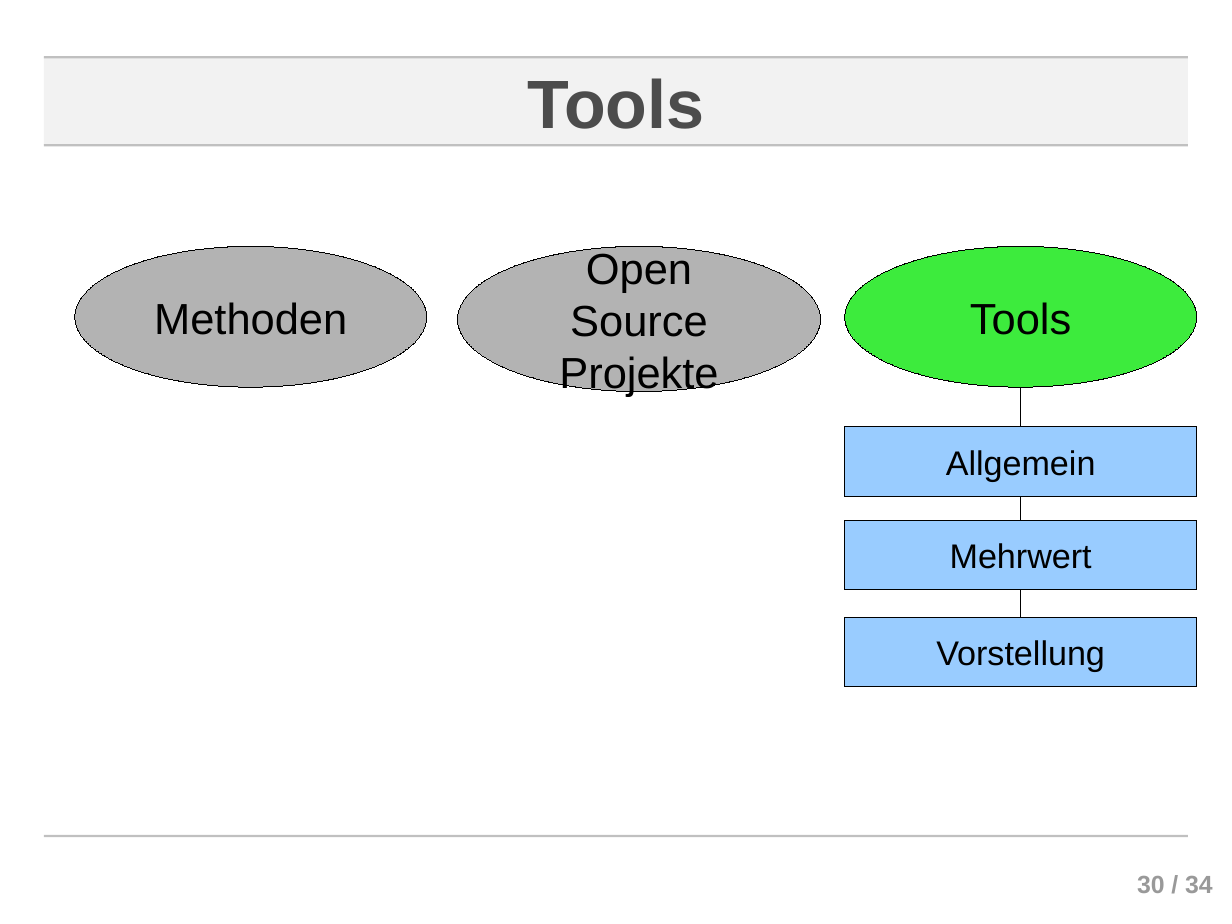
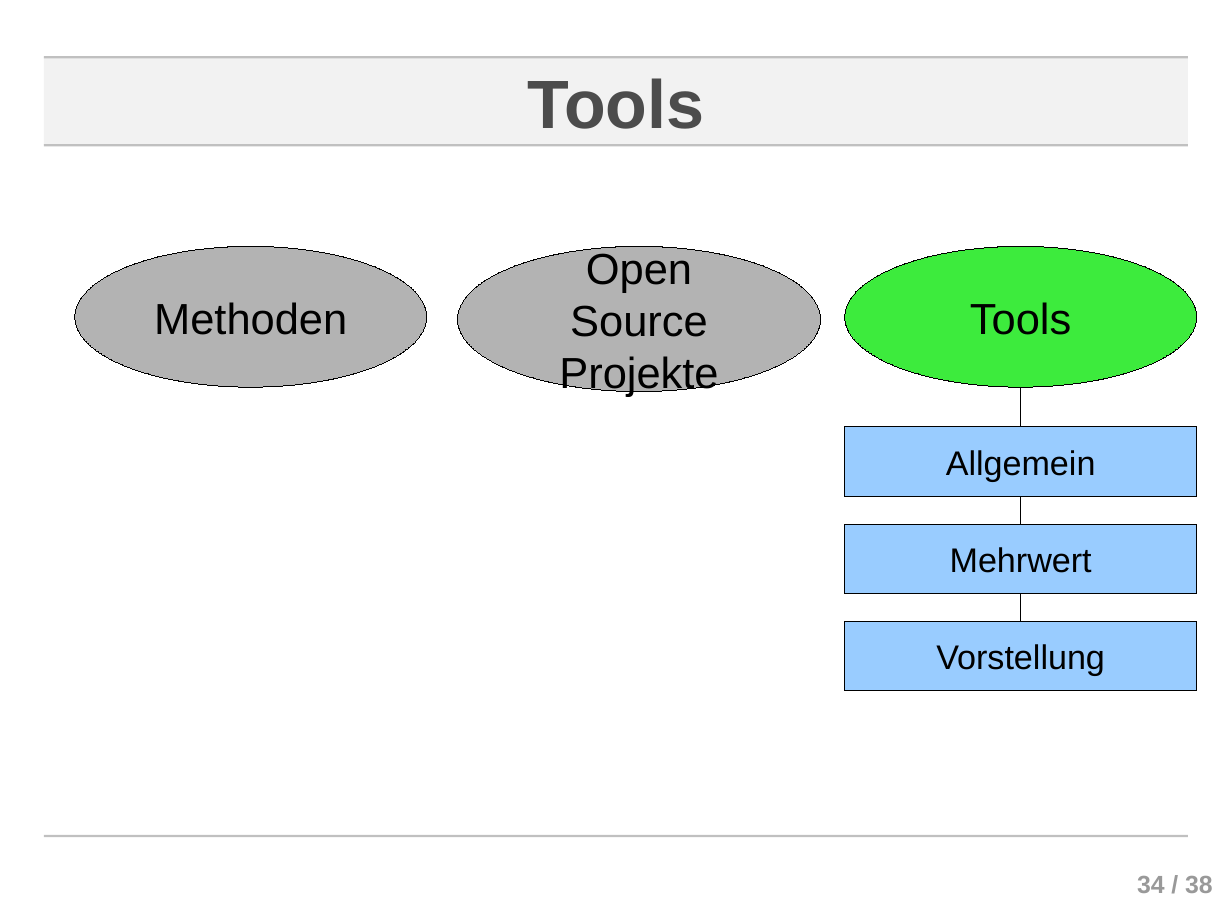
Before and after one commit to ChornHulio/sweSeminar, a slide deck: slide 34 of presentation/Agile Softwareentwicklung.odp (slide 30 before the commit). Drawn at 1232x924 pixels with LibreOffice and Linux fonts; fonts in the diff are those of the drawing; background and template pictures are left out. Boxes give left, top, right and bottom in pixels: in the first picture for what was removed or moved away, otherwise in the second. Text is boxed around its words. In the diff, an @@ line names an element or a change of style, - is before the commit and + after.

```diff
--- a/presentation/Agile Softwareentwicklung.odp
+++ b/presentation/Agile Softwareentwicklung.odp
@@ elbow line moved from (1021, 521) - (1021, 496) to (1021, 524) - (1021, 496) @@
@@ 2 rectangles, 1 elbow line: place and size @@
-2 rectangles, 1 elbow line at (845, 521, 1197, 686)
+2 rectangles, 1 elbow line at (845, 524, 1197, 691)
@@ page number at (1137, 876, 1213, 893): text changed @@
-30 / 34
+34 / 38
```
Also in this commit, not shown: 3 other slides changed, 4 slides added.
